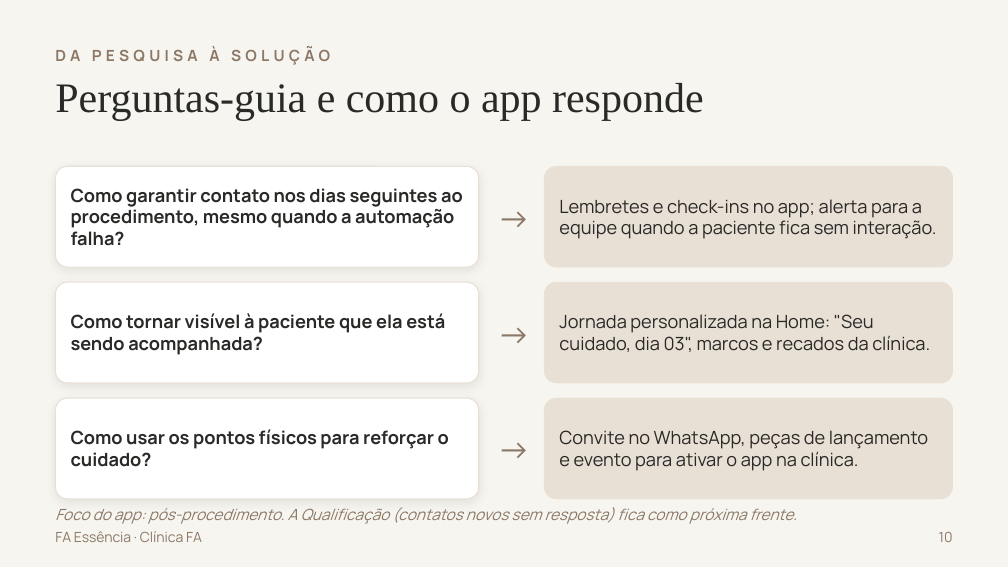
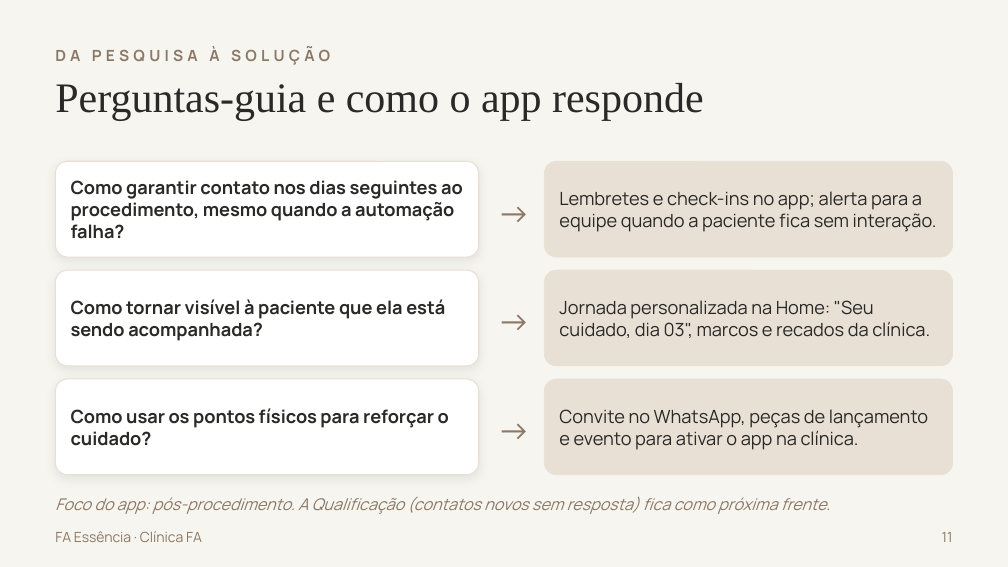
Before and after one commit to joaogstrapa10-cell/strapa.ai, a slide deck: slide 11 of FA-Essencia-Apresentacao.pptx (slide 10 before the commit). Drawn at 1008x567 pixels with LibreOffice and Linux fonts; fonts in the diff are those of the drawing. Boxes give left, top, right and bottom in pixels: in the first picture for what was removed or moved away, otherwise in the second. Text is boxed around its words. In the diff, an @@ line names an element or a change of style, - is before the commit and + after.

```diff
--- a/FA-Essencia-Apresentacao.pptx
+++ b/FA-Essencia-Apresentacao.pptx
@@ rounded rectangle: place and size @@
-rounded rectangle at (55,166,479,267)
+rounded rectangle at (55,161,479,257)
@@ rounded rectangle: place and size @@
-rounded rectangle at (544,166,953,267)
+rounded rectangle at (544,161,953,257)
@@ 3 texts: place and size @@
-3 texts at (71,188,937,246)
+3 texts at (71,180,937,239)
@@ rounded rectangle: place and size @@
-rounded rectangle at (55,282,479,383)
+rounded rectangle at (55,270,479,366)
@@ text "Como tornar visível à paciente ...": place and size @@
-text "Como tornar visível à paciente ..." at (71,313,445,355)
+text "Como tornar visível à paciente ..." at (71,299,445,341)
@@ text "→": place and size @@
-text "→" at (489,307,539,358)
+text "→" at (489,295,539,346)
@@ rounded rectangle: place and size @@
-rounded rectangle at (544,282,953,383)
+rounded rectangle at (544,270,953,366)
@@ text "Jornada personalizada na Home: "Seu ...": place and size @@
-text "Jornada personalizada na Home: "Seu ..." at (559,314,930,352)
+text "Jornada personalizada na Home: "Seu ..." at (559,300,930,338)
@@ rounded rectangle: place and size @@
-rounded rectangle at (55,398,479,499)
+rounded rectangle at (55,379,479,475)
@@ proportions changed in 6 elements at (55,161,479,257), (544,161,953,257), (55,270,479,366), (544,270,953,366), (55,379,479,475), (544,379,953,475) @@
@@ rounded rectangle: place and size @@
-rounded rectangle at (544,398,953,499)
+rounded rectangle at (544,379,953,475)
@@ 3 texts: place and size @@
-3 texts at (71,423,928,474)
+3 texts at (71,404,928,455)
@@ text "Foco do app: pós-procedimento. A ...": place and size @@
-text "Foco do app: pós-procedimento. A ..." at (55,507,797,524)
+text "Foco do app: pós-procedimento. A ..." at (55,497,830,514)
@@ text "Foco do app: pós-procedimento. A ..." at (55,497,830,514): size 11 to 11.5 pt @@
@@ text at (942,532,953,542): text changed @@
-10
+11
```
Also in this commit, not shown: 21 other slides changed, 1 slide added.
